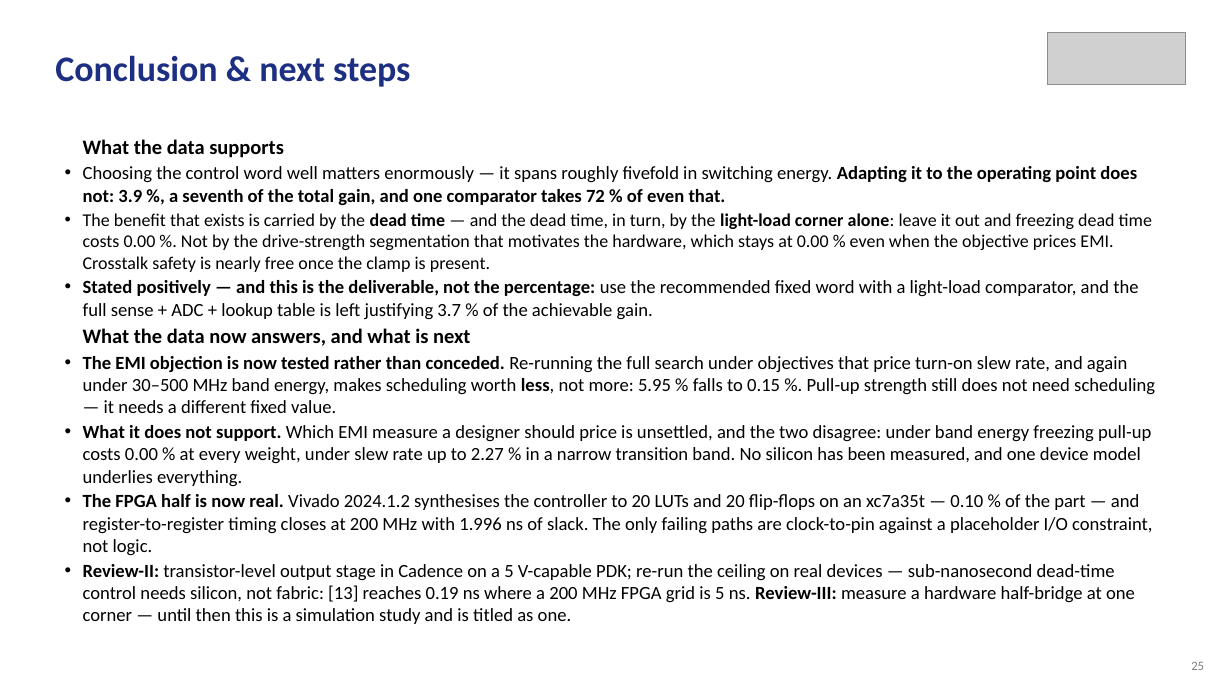
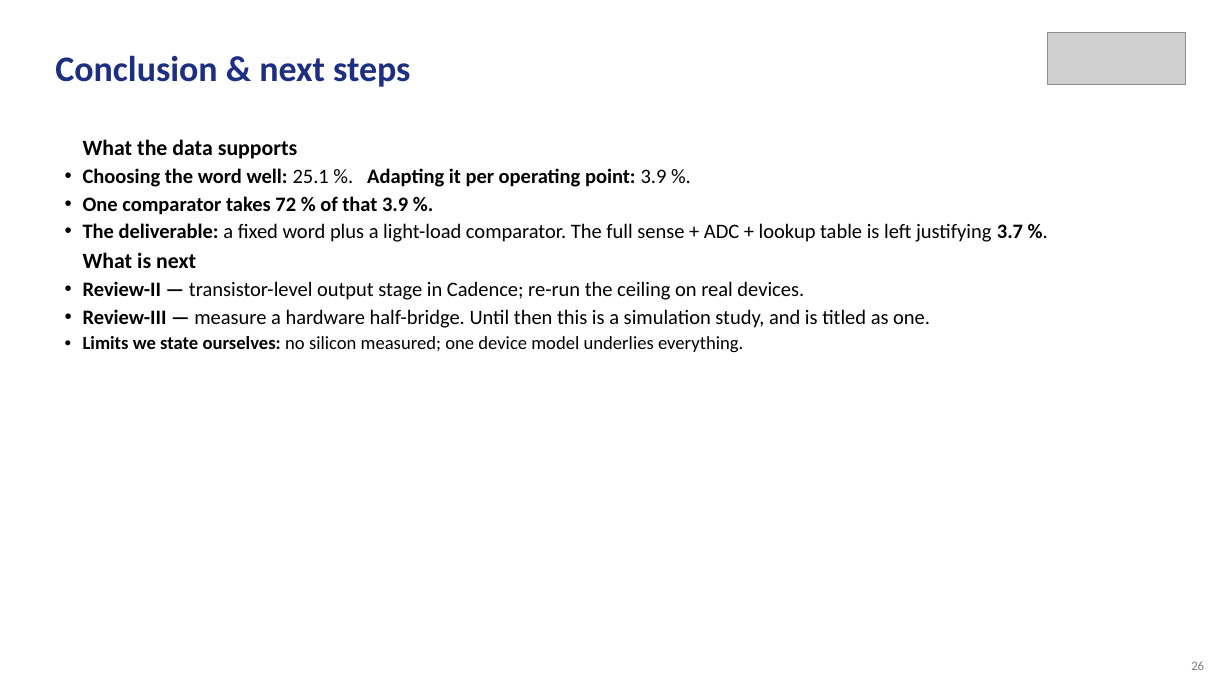
Before and after one commit to Amritha902/gan-driver, a slide deck: slide 26 of review/Review1_GaN_Segmented_Gate_Driver.pptx (slide 25 before the commit). Drawn at 1232x693 pixels with LibreOffice and Linux fonts; fonts in the diff are those of the drawing; grey boxes stand for pictures. Boxes give left, top, right and bottom in pixels: in the first picture for what was removed or moved away, otherwise in the second. Text is boxed around its words. In the diff, an @@ line names an element or a change of style, - is before the commit and + after.

```diff
--- a/review/Review1_GaN_Segmented_Gate_Driver.pptx
+++ b/review/Review1_GaN_Segmented_Gate_Driver.pptx
@@ text at (83, 139, 298, 159): size 16 to 17 pt in "What the data supports" @@
@@ text at (83, 168, 1023, 352): text changed; size 14.5 to 16 pt @@
-• Choosing the control word well matters enormously — it spans roughly fivefold in switching energy. Adapting it to the operating point does not: 3.9 %, a seventh of the total gain, and one comparator takes 72 % of even that.
-• The benefit that exists is carried by the dead time — and the dead time, in turn, by the light-load corner alone: leave it out and freezing dead time costs 0.00 %. Not by the drive-strength segmentation that motivates the hardware, which stays at 0.00 % even when the objective prices EMI. Crosstalk safety is nearly free once the clamp is present.
-• Stated positively — and this is the deliverable, not the percentage: use the recommended fixed word with a light-load comparator, and the full sense + ADC + lookup table is left justifying 3.7 % of the achievable gain.
-What the data now answers, and what is next
-• The EMI objection is now tested rather than conceded. Re-running the full search under objectives that price turn-on slew rate, and again under 30–500 MHz band energy, makes scheduling worth less, not more: 5.95 % falls to 0.15 %. Pull-up strength still does not need scheduling — it needs a different fixed value.
-• What it does not support. Which EMI measure a designer should price is unsettled, and the two disagree: under band energy freezing pull-up costs 0.00 % at every weight, under slew rate up to 2.27 % in a narrow transition band. No silicon has been measured, and one device model underlies everything.
-• The FPGA half is now real. Vivado 2024.1.2 synthesises the controller to 20 LUTs and 20 flip-flops on an xc7a35t — 0.10 % of the part — and register-to-register timing closes at 200 MHz with 1.996 ns of slack. The only failing paths are clock-to-pin against a placeholder I/O constraint, not logic.
-• Review-II: transistor-level output stage in Cadence on a 5 V-capable PDK; re-run the ceiling on real devices — sub-nanosecond dead-time control needs silicon, not fabric: [13] reaches 0.19 ns where a 200 MHz FPGA grid is 5 ns. Review-III: measure a hardware half-bridge at one corner — until then this is a simulation study and is titled as one.
+• Choosing the word well: 25.1 %. Adapting it per operating point: 3.9 %.
+• One comparator takes 72 % of that 3.9 %.
+• The deliverable: a fixed word plus a light-load comparator. The full sense + ADC + lookup table is left justifying 3.7 %.
+What is next
+• Review-II — transistor-level output stage in Cadence; re-run the ceiling on real devices.
+• Review-III — measure a hardware half-bridge. Until then this is a simulation study, and is titled as one.
+• Limits we state ourselves: no silicon measured; one device model underlies everything.
```
Also in this commit, not shown: 14 other slides changed, 1 slide added, 3 other files.
